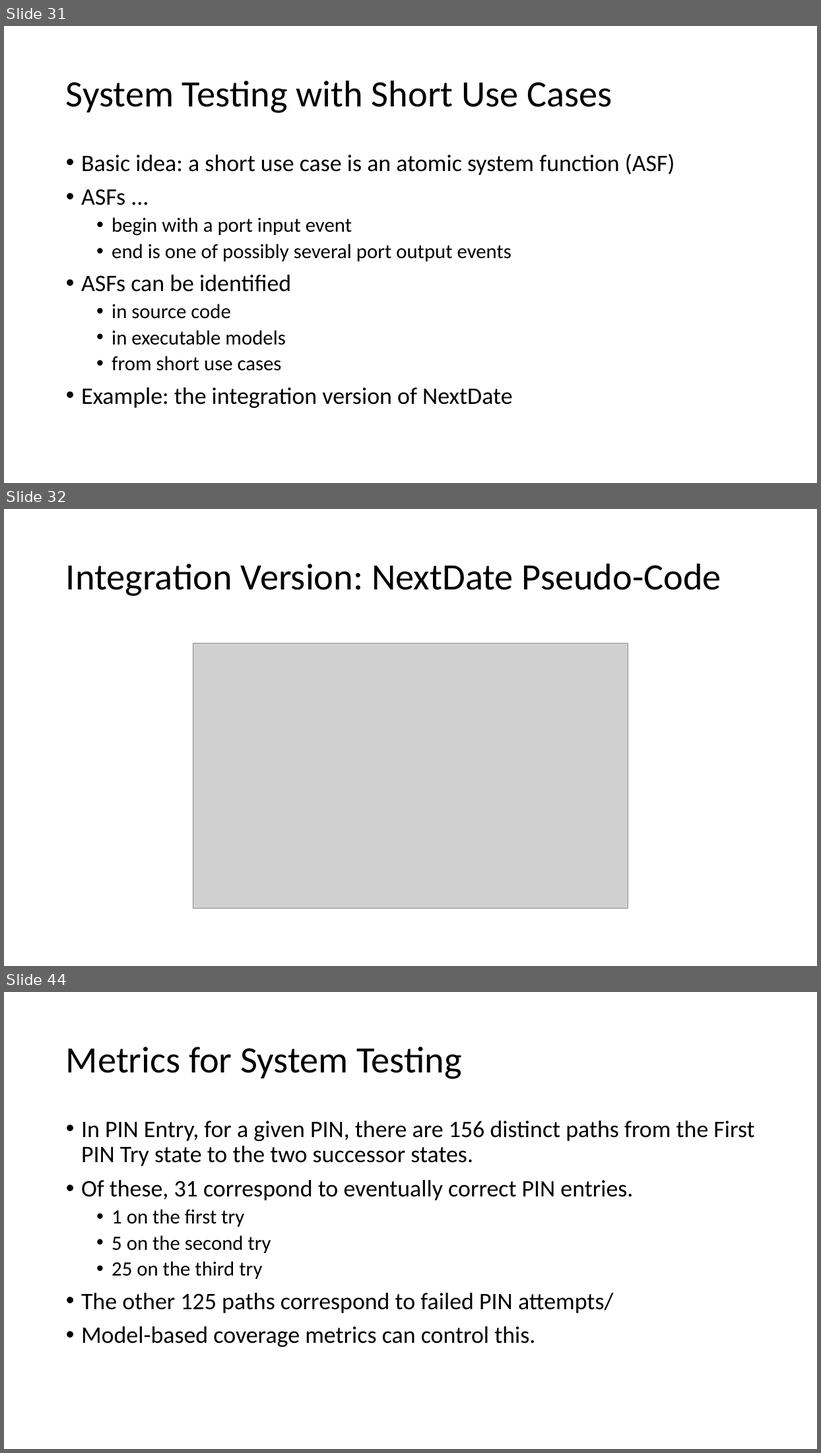
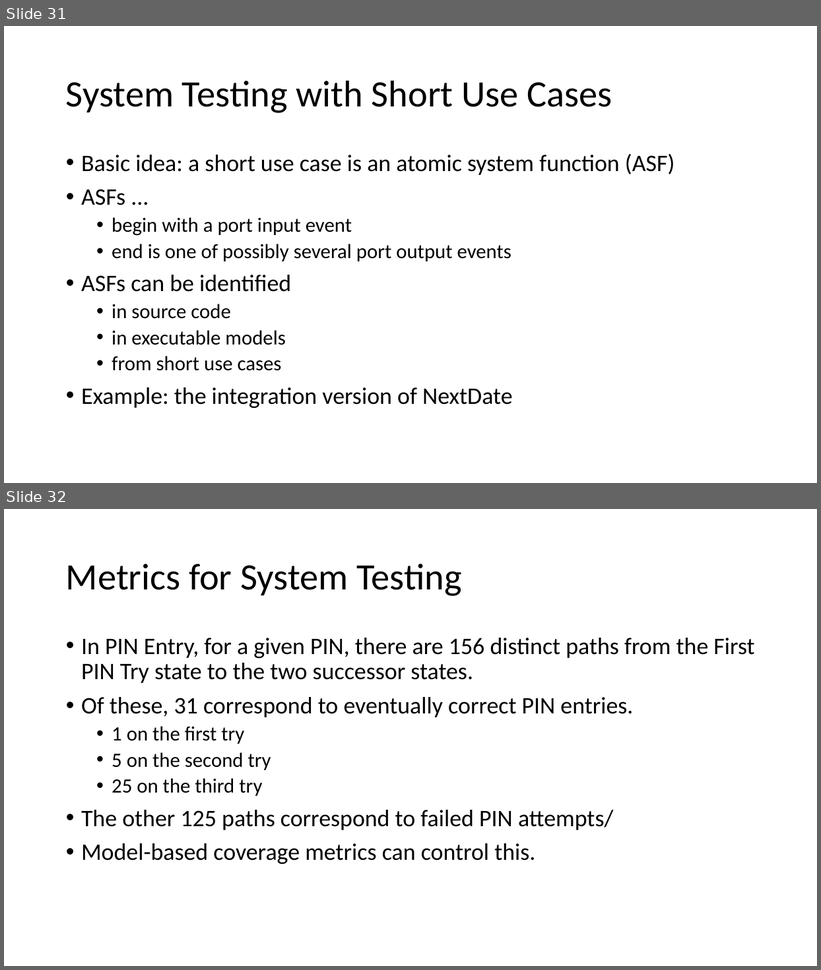
Before and after one commit to malenezi/malenezi, a slide deck: SE401/Lectures/8-Integration, System and Regression Testing/2-System Testing.pptx. Shown one above the other, each under a label of ours: slides 31, 32 and 44 before the commit, slides 31 and 32 after it; the slides between them are not shown. The pictures are 821x1453 and 821x970 pixels, drawn with LibreOffice and Linux fonts; fonts in the diff are those of the drawing; grey boxes stand for pictures. Boxes give left, top, right and bottom in pixels: in the first picture for what was removed or moved away, otherwise in the second. Text is boxed around its words. In the diff, an @@ line names an element or a change of style, - is before the commit and + after.

```diff
--- a/SE401/Lectures/8-Integration, System and Regression Testing/2-System Testing.pptx
+++ b/SE401/Lectures/8-Integration, System and Regression Testing/2-System Testing.pptx
@@ slide 32 removed at (4,509,817,966), background #FFFFFF @@
@@ title removed at (66,563,721,596) @@
-Integration Version: NextDate Pseudo-Code
@@ picture removed at (193,643,628,908) @@
@@ what was slide 44 is now slide 32 @@
```
Also in this commit, not shown: 11 other slides removed, 1 other file.
